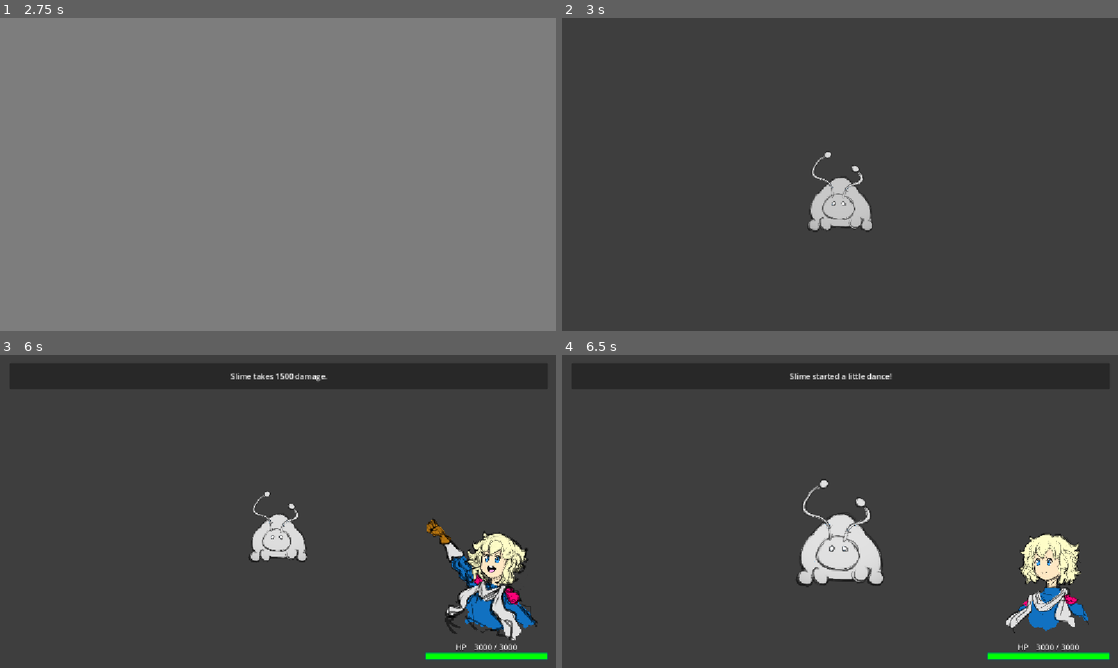
Above: before the commit, frames 1-4 (two rows, left to right).
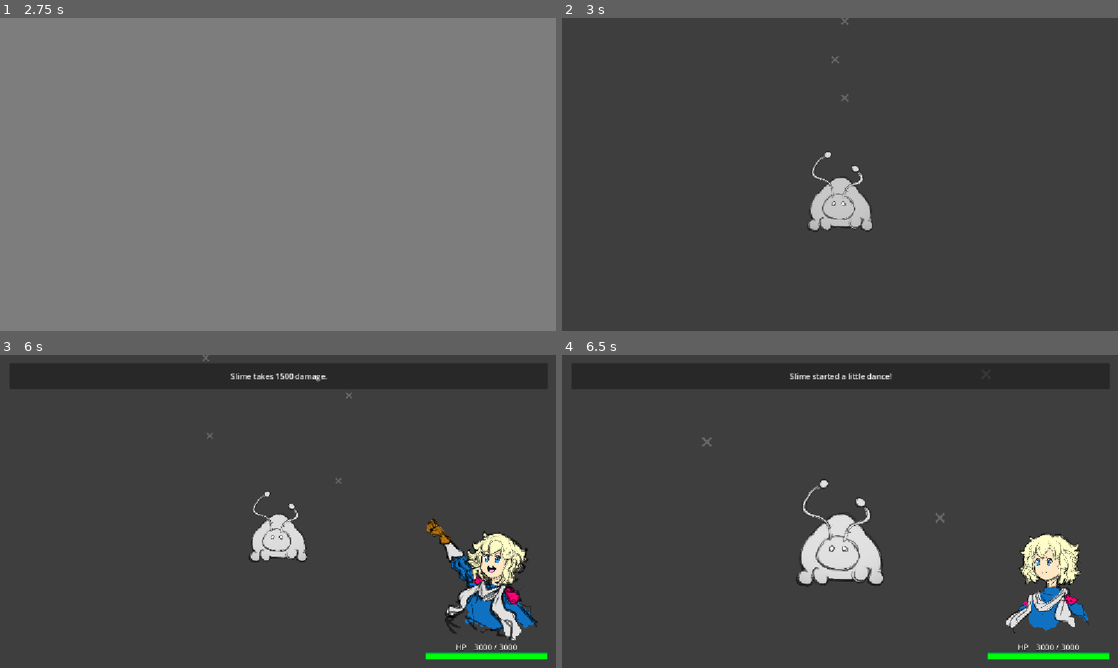
Above: after the commit, the same moments.

Repository: Adnyropast/pwkz-godot-4.7
Game: Godot game, scene res://scenes/title_screen.tscn
Same seed, same stepped clock (60 frames per second), same inputs: the game is played once before the commit and once after it. The engine's default icon, where the game draws it, is replaced by a stand-in: a white triangle on a blue panel in a dark square.
Inputs:
- Up to frame 1 (2.75 s): click "Start" at 0.5 s; click "Maria Game" at 1.25 s; tap Enter (ui_accept) at 2, 2.27 s
- Up to frame 2 (3 s): tap Enter (ui_accept) at 2.75 s
- Up to frame 3 (6 s): tap Enter (ui_accept) at 3.02, 5.27 s; click "Attack" at 3.5 s
- Up to frame 4 (6.5 s): tap Enter (ui_accept) at 6.02 s

Frame 1 is identical in both runs. In frame 2, less than 0.1% of the frame differs, in the area x 48-52%, y 0-27%; in frame 3, less than 0.1%; in frame 4, less than 0.1%, in the area x 25-69%, y 26-54%.

Commit message:
feat: add bg animation circles

Diff:
--- /dev/null
+++ b/scenes/background_animations/background_animation_single_particle.gd
@@ -0,0 +1,6 @@
+extends Node3D
+
+@onready var sprite: Sprite3D = $Sprite3D
+
+func _ready() -> void:
+	sprite.texture = WorldConstants.get_world_shape(WorldState.current_world)
--- /dev/null
+++ b/scenes/background_animations/background_animation_single_particle.tscn
@@ -0,0 +1,9 @@
+[gd_scene format=3 uid="uid://bgmgr78v810c6"]
+
+[ext_resource type="Script" uid="uid://du1cjmwbmik4u" path="res://scenes/background_animations/background_animation_single_particle.gd" id="1_kcjur"]
+
+[node name="BackgroundAnimationSingleParticle" type="Node3D" unique_id=362538802]
+script = ExtResource("1_kcjur")
+
+[node name="Sprite3D" type="Sprite3D" parent="." unique_id=1546059444]
+modulate = Color(1, 1, 1, 0.24705882)
--- /dev/null
+++ b/scenes/background_animations/circles_background_animation.gd
@@ -0,0 +1,14 @@
+extends Node3D
+
+@onready var container: Node3D = $BackgroundDistance
+
+func _ready() -> void:
+	for i in range(0, 8):
+		create_spinner(i)
+
+func create_spinner(index: int) -> void:
+	var node: Node3D = preload("res://scenes/background_animations/circles_background_animation_spinner.tscn").instantiate()
+	node.length = (2 + index) * 10
+	node.radius = 4 + index * 2
+	node.counter_clockwise = index % 2 == 0
+	container.add_child(node)
--- /dev/null
+++ b/scenes/background_animations/circles_background_animation.tscn
@@ -0,0 +1,9 @@
+[gd_scene format=3 uid="uid://0du506w3iplr"]
+
+[ext_resource type="Script" uid="uid://i6ndn2yepujh" path="res://scenes/background_animations/circles_background_animation.gd" id="1_p6a0g"]
+
+[node name="CirclesBackgroundAnimation" type="Node3D" unique_id=42832528]
+script = ExtResource("1_p6a0g")
+
+[node name="BackgroundDistance" type="Node3D" parent="." unique_id=635323951]
+transform = Transform3D(1, 0, 0, 0, 1, 0, 0, 0, 1, 0, 0, -0.01)
--- /dev/null
+++ b/scenes/background_animations/circles_background_animation_spinner.gd
@@ -0,0 +1,24 @@
+
+extends Node3D
+@onready var spinner: Node3D = $Spinner
+@onready var spinner_distance: Node3D = $Spinner/SpinnerDistance
+@onready var spinner_rotation_reset: Node3D = $Spinner/SpinnerDistance/RotationReset
+@export var length: float = 1.0
+@export var radius: float = 4
+@export var counter_clockwise: bool = false
+
+func _ready() -> void:
+	refresh_radius()
+
+func _process(delta: float) -> void:
+	process_rotate(delta)
+
+func refresh_radius() -> void:
+	spinner_distance.position.y = radius
+
+func process_rotate(delta: float) -> void:
+	var angle: float = TAU / length * delta
+	if counter_clockwise:
+		angle *= -1
+	spinner.rotate_z(angle)
+	spinner_rotation_reset.global_rotation = Vector3.ZERO
--- /dev/null
+++ b/scenes/background_animations/circles_background_animation_spinner.tscn
@@ -0,0 +1,16 @@
+[gd_scene format=3 uid="uid://bkwjnkfe6llnr"]
+
+[ext_resource type="PackedScene" uid="uid://bgmgr78v810c6" path="res://scenes/background_animations/background_animation_single_particle.tscn" id="1_5scmj"]
+[ext_resource type="Script" uid="uid://m5y0jwsrupka" path="res://scenes/background_animations/circles_background_animation_spinner.gd" id="1_i0pug"]
+
+[node name="CirclesBackgroundAnimationSpinner" type="Node3D" unique_id=1548135259]
+script = ExtResource("1_i0pug")
+
+[node name="Spinner" type="Node3D" parent="." unique_id=1163452924]
+
+[node name="SpinnerDistance" type="Node3D" parent="Spinner" unique_id=1766924576]
+transform = Transform3D(1, 0, 0, 0, 1, 0, 0, 0, 1, 0, 8, 0)
+
+[node name="RotationReset" type="Node3D" parent="Spinner/SpinnerDistance" unique_id=1634734757]
+
+[node name="BackgroundAnimationSingleParticle" parent="Spinner/SpinnerDistance/RotationReset" unique_id=362538802 instance=ExtResource("1_5scmj")]
--- a/scenes/battle_scene.tscn
+++ b/scenes/battle_scene.tscn
@@ -6,9 +6,14 @@
 [ext_resource type="PackedScene" uid="uid://ce5k747bk21k3" path="res://scenes/enemy_node.tscn" id="2_pxwbd"]
 [ext_resource type="PackedScene" uid="uid://raykwsor5paf" path="res://scenes/battle_camera.tscn" id="3_1i8jf"]
 [ext_resource type="PackedScene" uid="uid://cktqoqd2ayamx" path="res://scenes/player_hud.tscn" id="3_vcsse"]
+[ext_resource type="PackedScene" uid="uid://0du506w3iplr" path="res://scenes/background_animations/circles_background_animation.tscn" id="7_svpld"]
 
 [node name="BattleScene" type="Node3D" unique_id=818123241]
 script = ExtResource("1_kewym")
+
+[node name="BackgroundAnimation" type="Node3D" parent="." unique_id=307994292]
+
+[node name="CirclesBackgroundAnimation" parent="BackgroundAnimation" unique_id=42832528 instance=ExtResource("7_svpld")]
 
 [node name="EnemyNode" parent="." unique_id=1174380748 instance=ExtResource("2_pxwbd")]
 
Not shown, added: scenes/background_animations/background_animation_single_particle.gd.uid
Not shown, added: scenes/background_animations/circles_background_animation.gd.uid
Not shown, added: scenes/background_animations/circles_background_animation_spinner.gd.uid
